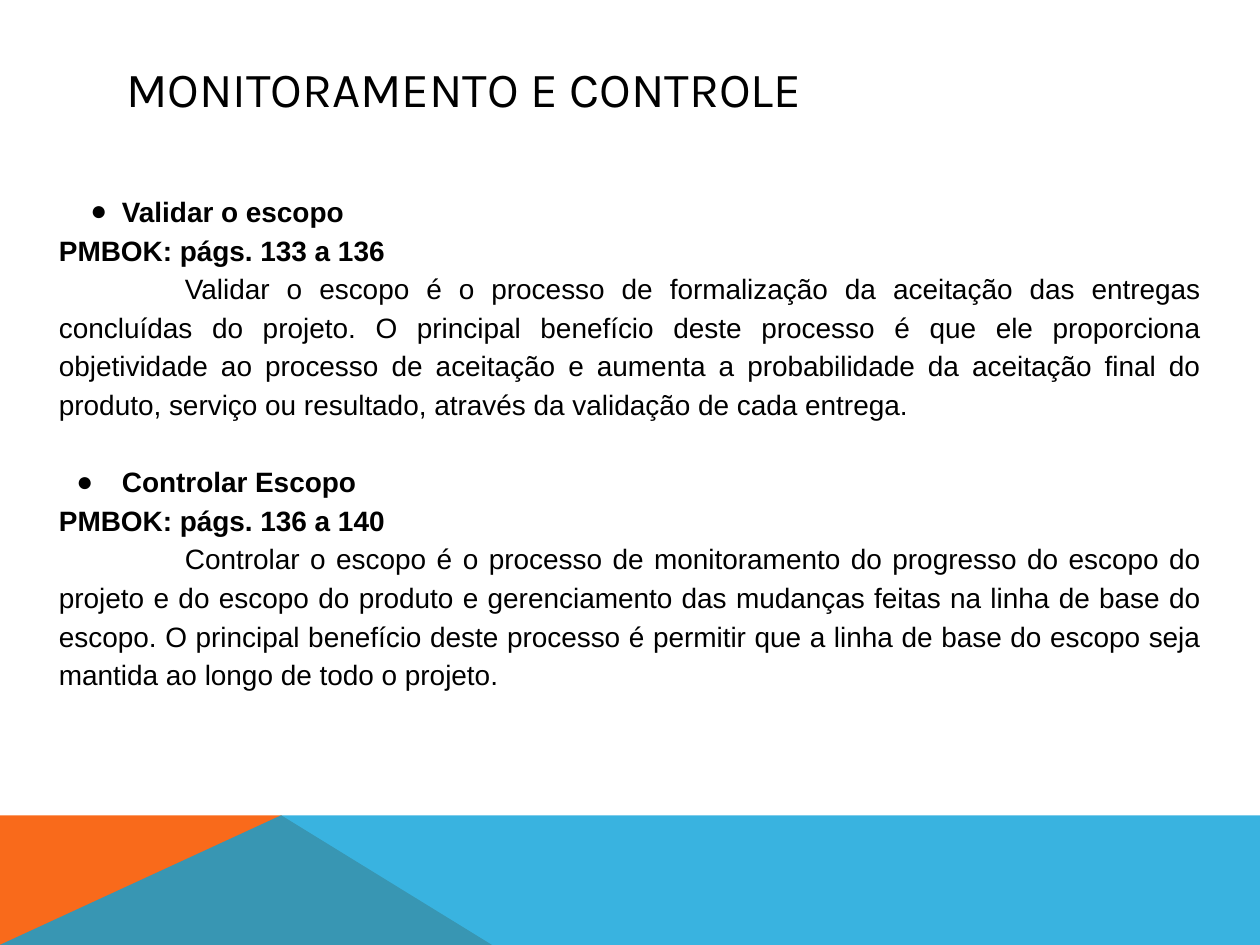
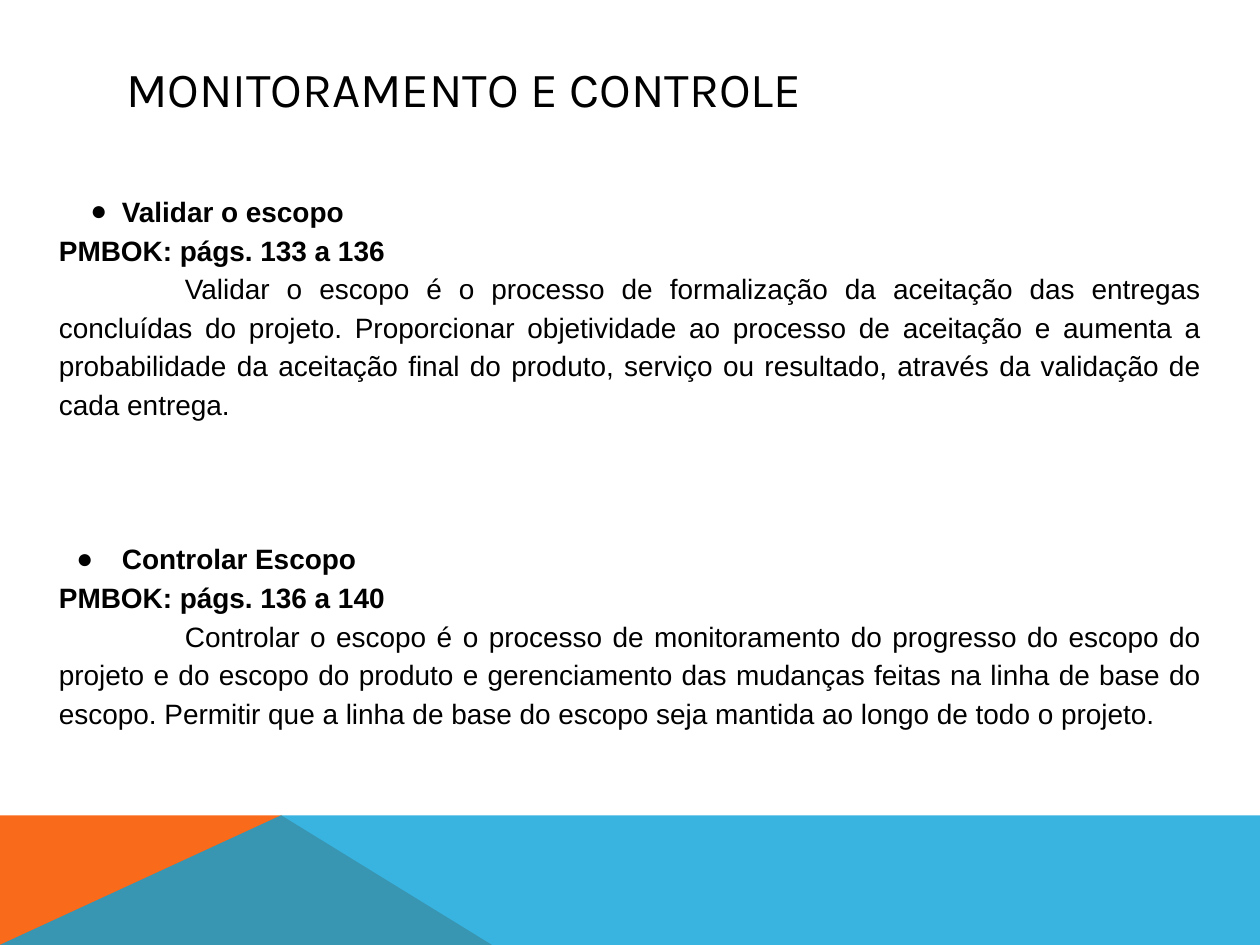
Before and after one commit to fga-eps-mds/A-Disciplina-MDS-EPS, a slide deck: slide 14 of GPP_Material/08-Mapa_PMbOK/apresentação_GPP_SIGS_2017_1.pptx.pptx (slide 15 before the commit). Drawn at 1260x945 pixels with LibreOffice and Linux fonts; fonts in the diff are those of the drawing. Boxes give left, top, right and bottom in pixels: in the first picture for what was removed or moved away, otherwise in the second. Text is boxed around its words. In the diff, an @@ line names an element or a change of style, - is before the commit and + after.

```diff
--- a/GPP_Material/08-Mapa_PMbOK/apresentação_GPP_SIGS_2017_1.pptx.pptx
+++ b/GPP_Material/08-Mapa_PMbOK/apresentação_GPP_SIGS_2017_1.pptx.pptx
@@ text at (x1=59, y1=278, x2=1201, y2=420): text changed @@
-Validar o escopo é o processo de formalização da aceitação das entregas concluídas do projeto. O principal benefício deste processo é que ele proporciona objetividade ao processo de aceitação e aumenta a probabilidade da aceitação final do produto, serviço ou resultado, através da validação de cada entrega.
+Validar o escopo é o processo de formalização da aceitação das entregas concluídas do projeto. Proporcionar objetividade ao processo de aceitação e aumenta a probabilidade da aceitação final do produto, serviço ou resultado, através da validação de cada entrega.
@@ text at (x1=59, y1=626, x2=1200, y2=729): text changed @@
-Controlar o escopo é o processo de monitoramento do progresso do escopo do projeto e do escopo do produto e gerenciamento das mudanças feitas na linha de base do escopo. O principal benefício deste processo é permitir que a linha de base do escopo seja mantida ao longo de todo o projeto.
+Controlar o escopo é o processo de monitoramento do progresso do escopo do projeto e do escopo do produto e gerenciamento das mudanças feitas na linha de base do escopo. Permitir que a linha de base do escopo seja mantida ao longo de todo o projeto.
```
Also in this commit, not shown: 12 other slides changed, 1 slide removed.
